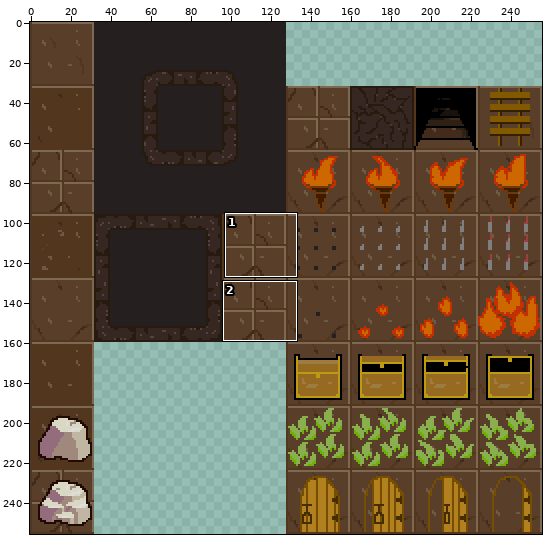
A sprite sheet gets an edit: data/textures/Tilesets/tile_set_red.png. The first picture is a wide view before the edit; the outline marks the close-up.
Close-up. Earlier state:
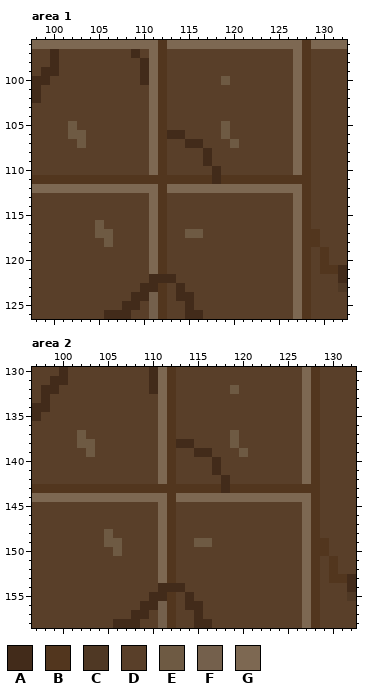
The file is 256x256 pixels. Colours within 5 levels of each other are drawn and written as one. Shown: area 1: x 98..132, y 96..126; area 2: x 97..132, y 130..158. The commit also changed other parts of the picture, which this record leaves out.
Palette (. is transparent): A #422b1a  B #52361e  C #4f3824  D #593f29  E #6e5a43  F #74604c  G #7d6852
Pixels before, area 1, first column x 98:
 96 GGGGGGGGGGGGGGBGGGGGGGGGGGGGGGBGGGG
 97 DDADDDDDDDDADGBDDDDDDDDDDDDDDGBDDDD
 98 DDADDDDDDDDDAGBDDDDDDDDDDDDDDGBDDDD
 99 DAADDDDDDDDDAGBDDDDDDDDDDDDDDGBDDDD
100 AADDDDDDDDDDAGBDDDDDDEDDDDDDDGBDDDD
101 ADDDDDDDDDDDDGBDDDDDDDDDDDDDDGBDDDD
102 ADDDDDDDDDDDDGBDDDDDDDDDDDDDDGBDDDD
103 DDDDDDDDDDDDDGBDDDDDDDDDDDDDDGBDDDD
104 DDDDDDDDDDDDDGBDDDDDDDDDDDDDDGBDDDD
105 DDDDEDDDDDDDDGBDDDDDDEDDDDDDDGBDDDD
106 DDDDEEDDDDDDDGBAADDDDEDDDDDDDGBDDDD
107 DDDDDEDDDDDDDGBDDAADDDEDDDDDDGBDDDD
108 DDDDDDDDDDDDDGBDDDDADDDDDDDDDGBDDDD
109 DDDDDDDDDDDDDGBDDDDADDDDDDDDDGBDDDD
110 DDDDDDDDDDDDDGBDDDDDADDDDDDDDGBDDDD
111 BBBBBBBBBBBBBBBBBBBBABBBBBBBBBBDDDD
112 GGGGGGGGGGGGGGBGGGGGGGGGGGGGGGBDDDD
113 DDDDDDDDDDDDDGBDDDDDDDDDDDDDDGBDDDD
114 DDDDDDDDDDDDDGBDDDDDDDDDDDDDDGBDDDD
115 DDDDDDDDDDDDDGBDDDDDDDDDDDDDDGBDDDD
116 DDDDDDDEDDDDDGBDDDDDDDDDDDDDDGBDDDD
117 DDDDDDDEEDDDDGBDDEEDDDDDDDDDDGBBDDD
118 DDDDDDDDEDDDDGBDDDDDDDDDDDDDDGBBDDD
119 DDDDDDDDDDDDDGBDDDDDDDDDDDDDDGBDBDD
120 DDDDDDDDDDDDDGBDDDDDDDDDDDDDDGBDBDD
121 DDDDDDDDDDDDDGBDDDDDDDDDDDDDDGBDBBA
122 DDDDDDDDDDDDDAAADDDDDDDDDDDDDGBDDDA
123 DDDDDDDDDDDDAABDADDDDDDDDDDDDGBDDDC
124 DDDDDDDDDDDAAFBDAADDDDDDDDDDDGBDDDD
125 DDDDDDDDDDAADFBDDADDDDDDDDDDDGBDDDD
126 DDDDDDDDAAADDFBDDAADDDDDDDDDDGBDDDD
Pixels before, area 2, first column x 97:
130 DDDADDDDDDDDDAGBDDDDDDDDDDDDDDGBDDDD
131 DDAADDDDDDDDDAGBDDDDDDDDDDDDDDGBDDDD
132 DAADDDDDDDDDDAGBDDDDDDEDDDDDDDGBDDDD
133 DADDDDDDDDDDDDGBDDDDDDDDDDDDDDGBDDDD
134 AADDDDDDDDDDDDGBDDDDDDDDDDDDDDGBDDDD
135 ADDDDDDDDDDDDDGBDDDDDDDDDDDDDDGBDDDD
136 DDDDDDDDDDDDDDGBDDDDDDDDDDDDDDGBDDDD
137 DDDDDEDDDDDDDDGBDDDDDDEDDDDDDDGBDDDD
138 DDDDDEEDDDDDDDGBAADDDDEDDDDDDDGBDDDD
139 DDDDDDEDDDDDDDGBDDAADDDEDDDDDDGBDDDD
140 DDDDDDDDDDDDDDGBDDDDADDDDDDDDDGBDDDD
141 DDDDDDDDDDDDDDGBDDDDADDDDDDDDDGBDDDD
142 DDDDDDDDDDDDDDGBDDDDDADDDDDDDDGBDDDD
143 BBBBBBBBBBBBBBBBBBBBBABBBBBBBBBBDDDD
144 GGGGGGGGGGGGGGGBGGGGGGGGGGGGGGGBDDDD
145 DDDDDDDDDDDDDDGBDDDDDDDDDDDDDDGBDDDD
146 DDDDDDDDDDDDDDGBDDDDDDDDDDDDDDGBDDDD
147 DDDDDDDDDDDDDDGBDDDDDDDDDDDDDDGBDDDD
148 DDDDDDDDEDDDDDGBDDDDDDDDDDDDDDGBDDDD
149 DDDDDDDDEEDDDDGBDDEEDDDDDDDDDDGBBDDD
150 DDDDDDDDDEDDDDGBDDDDDDDDDDDDDDGBBDDD
151 DDDDDDDDDDDDDDGBDDDDDDDDDDDDDDGBDBDD
152 DDDDDDDDDDDDDDGBDDDDDDDDDDDDDDGBDBDD
153 DDDDDDDDDDDDDDGBDDDDDDDDDDDDDDGBDBBA
154 DDDDDDDDDDDDDDAAADDDDDDDDDDDDDGBDDDA
155 DDDDDDDDDDDDDAABDADDDDDDDDDDDDGBDDDC
156 DDDDDDDDDDDDAAFBDAADDDDDDDDDDDGBDDDD
157 DDDDDDDDDDDAADFBDDADDDDDDDDDDDGBDDDD
158 DDDDDDDDDAAADDFBDDAADDDDDDDDDDGBDDDD
The result:
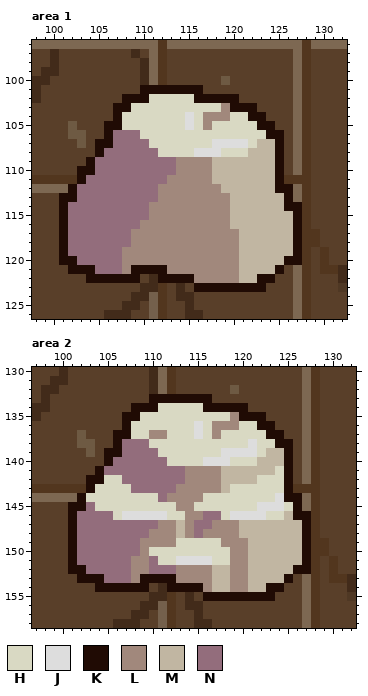
Colours new in this view: H #d9d9c3  J #dddddd  K #200b04  L #a1887c  M #c1b6a2  N #936d7c
Difference:
Changed rows in their new state; - is an unchanged pixel.
Area 1:
first column x 101:
101 ---------KKKKKKK-----------
102 -------KKKHHHHHKKKKK-------
103 ------KKHHHHHHHHHHLKKK-----
104 ------KHHHHHHHJHLLLHHKK----
105 -----KKHHHHHHHJHLHHHHHKK---
106 -----KNNNHHHHHHHHHHHHHHKK--
107 ----KKNNNNHHHHHHHJJJJHMMK--
108 ----KNNNNNNHHHHJJJHHHMMMK--
109 ---KNNNNNNNNNLLLLMMMMMMMK--
110 --KKNNNNNNNNNLLLLMMMMMMMK--
111 --KNNNNNNNNNLLLLLMMMMMMMK--
112 -KNNNNNNNNNLLLLLLLMMMMMMKK-
113 KKNNNNNNNNNLLLLLLLLMMMMMMK-
114 KNNNNNNNNNLLLLLLLLLMMMMMMKK
115 KNNNNNNNNNLLLLLLLLLMMMMMMMK
116 KNNNNNNNNLLLLLLLLLLMMMMMMMK
117 KNNNNNNNLLLLLLLLLLLLMMMMMMK
118 KNNNNNNNLLLLLLLLLLLLMMMMMMK
119 KNNNNNNLLLLLLLLLLLLLMMMMMMK
120 KKNNNNNLLLLLLLLLLLLLMMMMMKK
121 -KKKNNNLKKKKLLLLLLLLMMMMK--
122 ---KKKKKK--KKKKLLLLLMMKK---
123 ---------------KKKKKKKK----
Area 2:
first column x 101:
133 ---------KKKKKKK-----------
134 -------KKKHHHHHKKKKK-------
135 ------KKHHHHHHHHHHLKKK-----
136 ------KHHHHHHHJHLLLHHKK----
137 -----KKHHLLHHHJHLHHHHHKK---
138 -----KNNNHHHHHHHHHHHJHHKK--
139 ----KKNNNNHHHHHHHJJJJHMMK--
140 ----KNNNNNNHHHHJJJHHHMMMK--
141 ---KNNNNNNNNNLLLLMMMMMMHK--
142 --KKHHNNNNNNNLLLLMMMMHHHK--
143 --KHHHHNNNNNLLLLLMHHHHHHK--
144 -KHHHHHHHHNLLLLHHHHHHHHJKK-
145 KKNHHHHHHHHHLLHHHHHHHJJJHK-
146 KNNNNHJJJJJHHLLNNHJJJJHHMKK
147 KNNNNNNNNNLLMLNNLLLMMMMMMMK
148 KNNNNNNNNLLLMLNLLLLMMMMMMMK
149 KNNNNNNNLLLLHHHHHLLLMMMMMMK
150 KNNNNNNNLHHHHHHHHHLLMMMMMMK
151 KNNNNNNLLNHHJJJJHHLLMMMMMMK
152 KKNNNNNLLNNNLLLLMMLLMMMMMKK
153 -KKKNNNLKKKKLLLLMMLLMMMMK--
154 ---KKKKKK--KKKKLMMLLMMKK---
155 ---------------KKKKKKKK----
Changed places in both close-ups, as pixel boxes (x1, y1, x2, y2):
changed: (59, 85, 302, 292)
changed: (68, 394, 311, 601)
